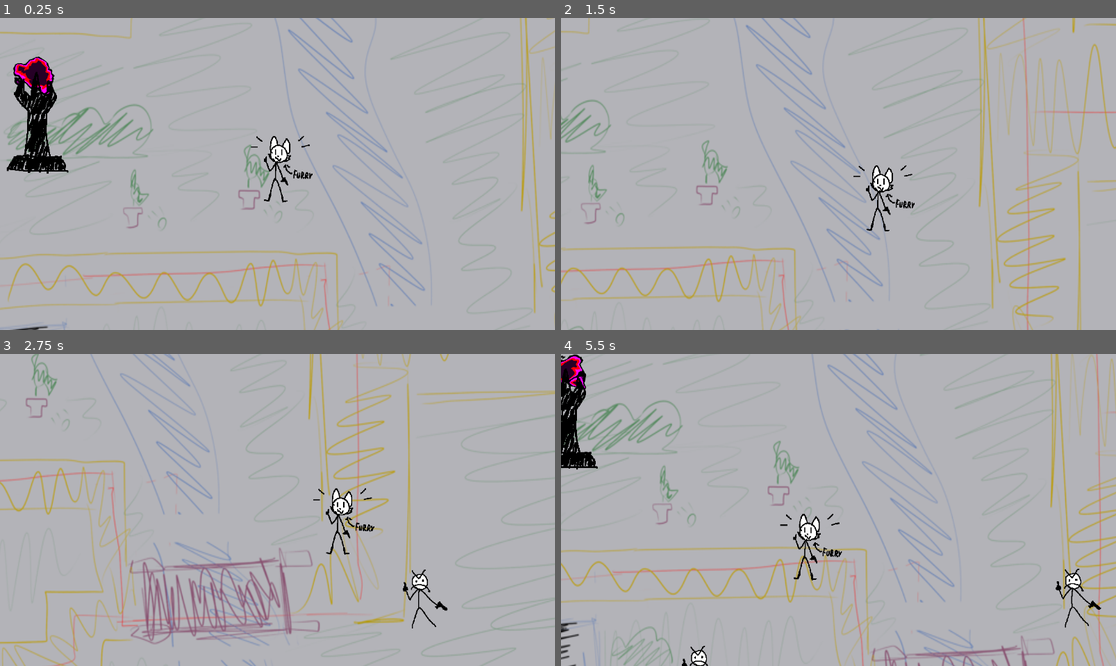
Above: before the commit, frames 1-4 (two rows, left to right).
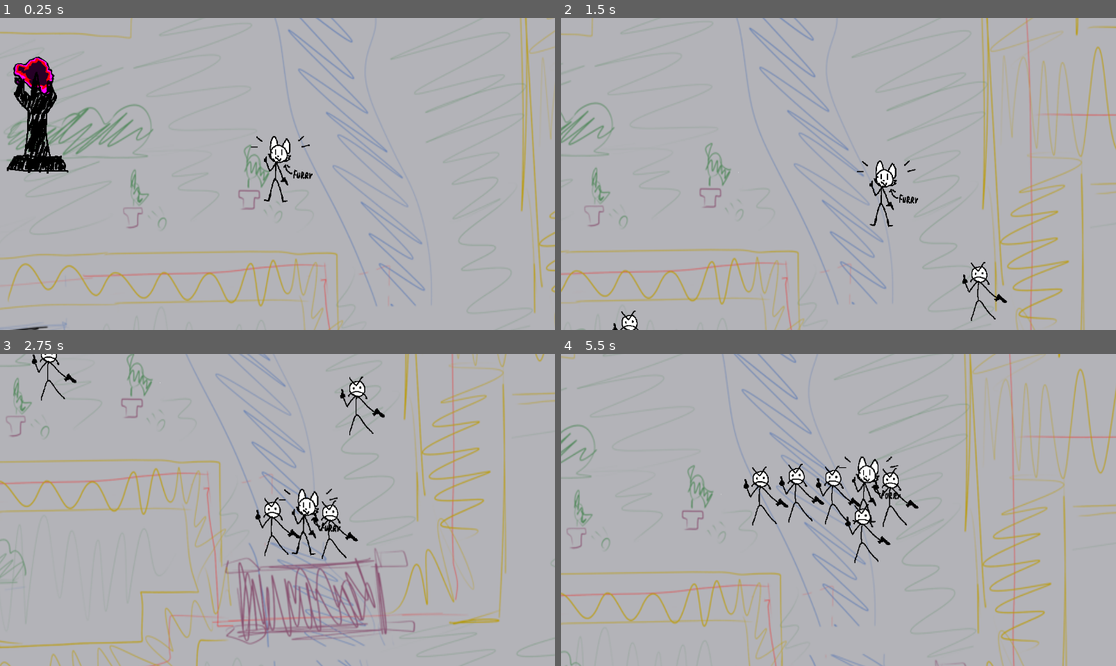
Above: after the commit, the same moments.

Repository: ndvrxd/cultism
Game: Godot game, scene res://scenes/world.tscn
Same seed, same stepped clock (60 frames per second), same inputs: the game is played once before the commit and once after it.
Inputs:
- Up to frame 1 (0.25 s): no input
- Up to frame 2 (1.5 s): hold D (right) 0.53-1.28 s; hold S (down) from 1.28 s (still down)
- Up to frame 3 (2.75 s): release S (down) at 2.03 s; hold D (right) from 2.03 s (still down)
- Up to frame 4 (5.5 s): release D (right) at 2.78 s; hold W (up) 2.78-3.53 s; hold A (left) 3.53-5.03 s; hold S (down) from 5.03 s (still down)

The runs differ from the first frame. In frame 2, 12% of the frame differs, in the area x 0-100%, y 0-100%; in frame 3, 19%; in frame 4, 17%.

Commit message:
movement delta proper

Diff:
--- a/cult-game-version-0.1/objects/test_effigy.tscn
+++ b/cult-game-version-0.1/objects/test_effigy.tscn
@@ -15,12 +15,15 @@
 [node name="test effigy" type="StaticBody2D"]
 scale = Vector2(12.7775, 12.7775)
 
-[node name="MeshInstance2D" type="MeshInstance2D" parent="."]
+[node name="flame fx" type="MeshInstance2D" parent="."]
 material = SubResource("ShaderMaterial_moupg")
 position = Vector2(1.49012e-08, -7.25659)
 rotation = 3.14159
 scale = Vector2(12.2, 12.2)
 mesh = SubResource("QuadMesh_lbiwx")
+
+[node name="GPUParticles2D" type="GPUParticles2D" parent="."]
+scale = Vector2(1, 1)
 
 [node name="Sprite" type="Sprite2D" parent="."]
 texture_filter = 1
--- a/cult-game-version-0.1/scenes/world.tscn
+++ b/cult-game-version-0.1/scenes/world.tscn
@@ -67,7 +67,7 @@
 
 [node name="player" parent="." instance=ExtResource("2_hddls")]
 speed = 400
-accel = 100
+accel = 7.0
 
 [node name="enemy" parent="." instance=ExtResource("3_5gkxb")]
 position = Vector2(1096, -764)
--- a/cult-game-version-0.1/scripts/enemy.gd
+++ b/cult-game-version-0.1/scripts/enemy.gd
@@ -1,15 +1,15 @@
 extends CharacterBody2D
 
-@export var speed = 100
-@export var accel = 10
+@export var speed:float = 400
+@export var accel:float = 7
 var player_pos
 var target_pos
 @onready var player = get_parent().get_node("player")
 
-func _process(_delta: float) -> void:
+func _process(delta: float) -> void:
 	var direction = ( player.global_position - self.global_position ).normalized()
 
-	velocity.x = move_toward(velocity.x, speed * direction.x, accel)
-	velocity.y = move_toward(velocity.y, speed * direction.y, accel)
+	velocity.x = move_toward(velocity.x / speed, direction.x, accel * delta) * speed
+	velocity.y = move_toward(velocity.y / speed, direction.y, accel * delta) * speed
 
 	move_and_slide()
--- a/cult-game-version-0.1/scripts/player.gd
+++ b/cult-game-version-0.1/scripts/player.gd
@@ -1,7 +1,7 @@
 extends CharacterBody2D
 
-@export var speed = 100
-@export var accel = 10
+@export var speed:float = 400
+@export var accel:float = 7
 
 #@onready var anim_sprite: AnimatedSprite2D = $AnimatedSprite2D as AnimatedSprite2D
 
@@ -11,7 +11,7 @@
 func _process(delta: float) -> void:
 	var direction: Vector2 = Input.get_vector("left", "right", "up", "down")
 
-	velocity.x = move_toward(velocity.x, speed * direction.x * delta * 60, accel)
-	velocity.y = move_toward(velocity.y, speed * direction.y * delta * 60, accel)
+	velocity.x = move_toward(velocity.x / speed, direction.x, accel * delta) * speed
+	velocity.y = move_toward(velocity.y / speed, direction.y, accel * delta) * speed
 
 	move_and_slide()
